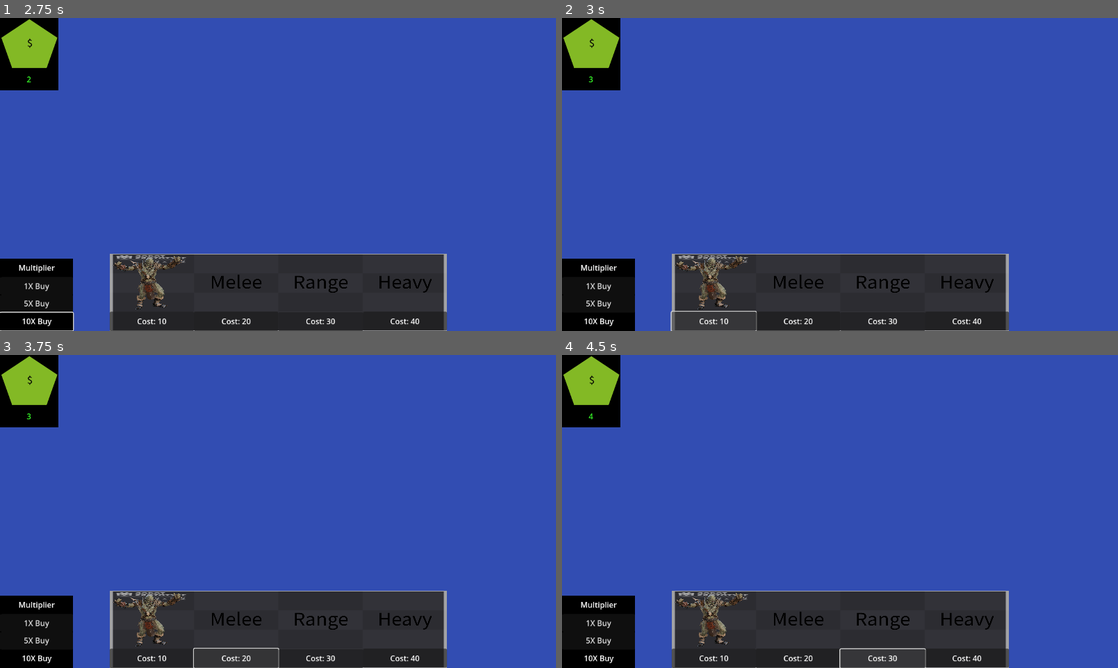
Above: before the commit, frames 1-4 (two rows, left to right).
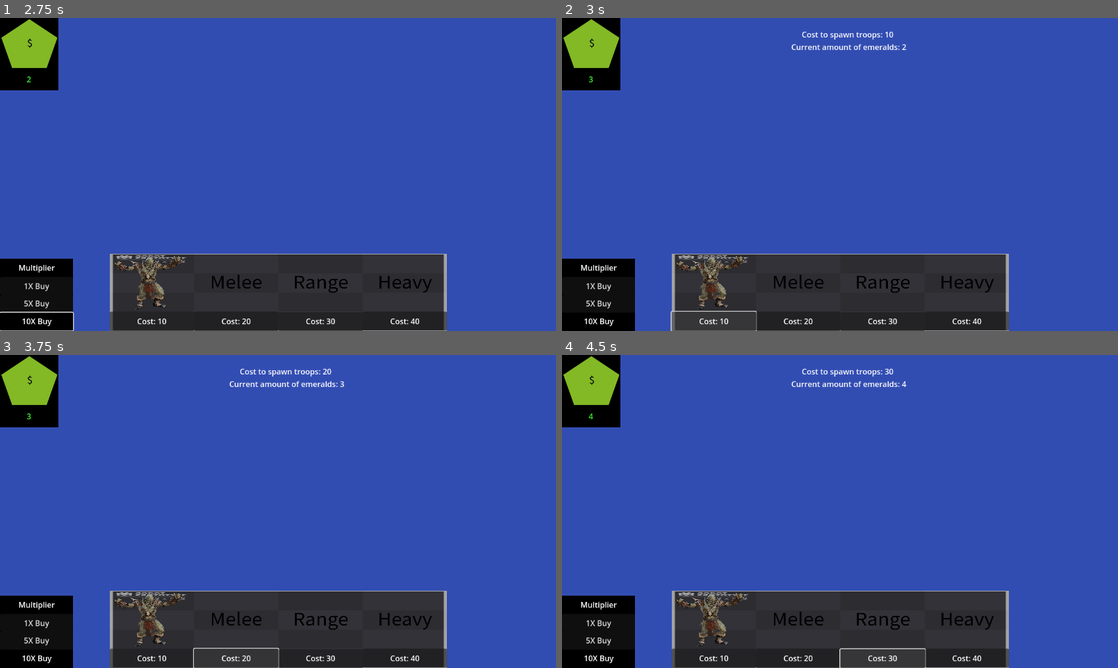
Above: after the commit, the same moments.

Repository: HuskyGameDev/2024f-team10
Game: Godot game, scene res://scenes/game.tscn
Same seed, same stepped clock (60 frames per second), same inputs: the game is played once before the commit and once after it.
Inputs (mouse positions are in pixels of both pictures, inside the frame that each line leads up to):
- Up to frame 1 (2.75 s): click "1X Buy" at 0.5 s; click "5X Buy" at 1.25 s; click "10X Buy" at 2 s
- Up to frame 2 (3 s): click (712, 321) at 2.75 s
- Up to frame 3 (3.75 s): click (233, 658) at 3.5 s
- Up to frame 4 (4.5 s): click (884, 658) at 4.25 s

Frame 1 is identical in both runs. In frame 2, 0.3% of the frame differs, in the area x 41-62%, y 4-11%; in frame 3, 0.4%; in frame 4, 0.4%.

Commit message:
Troop Spawning and UI changes
Added some basic troop spawning and a UI label that lets you know when you can't afford that troop. Added some more comments to UI scripts.

Diff:
--- a/scenes/game.tscn
+++ b/scenes/game.tscn
@@ -1,13 +1,16 @@
-[gd_scene load_steps=22 format=3 uid="uid://cq74dp3td8yax"]
+[gd_scene load_steps=25 format=3 uid="uid://cq74dp3td8yax"]
 
 [ext_resource type="Shader" path="res://assets/shaders/sky.gdshader" id="1_2ae6i"]
+[ext_resource type="Script" path="res://scripts/game.gd" id="1_74oon"]
 [ext_resource type="PackedScene" uid="uid://cerl73dej0wlf" path="res://scenes/interface_scenes/gui.tscn" id="1_ilh3k"]
 [ext_resource type="Texture2D" uid="uid://dpjw6mvvbgjtd" path="res://assets/addons/godot-prototype-texture/PNG/checker_black_512x512.png" id="1_rswg0"]
 [ext_resource type="Texture2D" uid="uid://k2d072d5osso" path="res://assets/addons/godot-prototype-texture/PNG/grid_orange_512x512.png" id="2_0fwkx"]
-[ext_resource type="PackedScene" uid="uid://epy08dhbnqp" path="res://scenes/camera_rig.tscn" id="3_icaeh"]
+[ext_resource type="PackedScene" path="res://scenes/camera_rig.tscn" id="3_icaeh"]
 [ext_resource type="Texture2D" uid="uid://d3efjw3avj0g6" path="res://assets/addons/godot-prototype-texture/PNG/grid_blue_512x512.png" id="3_m5era"]
 [ext_resource type="PackedScene" uid="uid://cb3d50k44xdr1" path="res://scenes/orc.tscn" id="7_7py8g"]
 [ext_resource type="PackedScene" uid="uid://bmofeqscvw4an" path="res://scenes/tower.tscn" id="8_od5a4"]
+
+[sub_resource type="ButtonGroup" id="ButtonGroup_871wk"]
 
 [sub_resource type="ShaderMaterial" id="ShaderMaterial_pv8rd"]
 shader = ExtResource("1_2ae6i")
@@ -64,9 +67,27 @@
 [sub_resource type="BoxMesh" id="BoxMesh_r37bp"]
 material = SubResource("StandardMaterial3D_c3r15")
 
+[sub_resource type="Curve3D" id="Curve3D_4dbxa"]
+_data = {
+"points": PackedVector3Array(0, 0, 0, 0, 0, 0, -0.876, 1, -3.94, 0, 0, 0, 0, 0, 0, -1.676, 1, 4.433, 0, 0, 0, 0, 0, 0, 3.958, 1, 3.946, 0, 0, 0, 0, 0, 0, 4.309, 1, -4.533, 0, 0, 0, 0, 0, 0, -0.876, 1, -3.94),
+"tilts": PackedFloat32Array(0, 0, 0, 0, 0)
+}
+point_count = 5
+
 [node name="Game" type="Node3D"]
+script = ExtResource("1_74oon")
+Orc2 = ExtResource("7_7py8g")
 
 [node name="GUI" parent="." instance=ExtResource("1_ilh3k")]
+
+[node name="1XButton" parent="GUI/Multiplier" index="1"]
+button_group = SubResource("ButtonGroup_871wk")
+
+[node name="5xButton" parent="GUI/Multiplier" index="2"]
+button_group = SubResource("ButtonGroup_871wk")
+
+[node name="10xButton" parent="GUI/Multiplier" index="3"]
+button_group = SubResource("ButtonGroup_871wk")
 
 [node name="WorldEnvironment" type="WorldEnvironment" parent="."]
 environment = SubResource("Environment_pia4t")
@@ -134,3 +155,16 @@
 
 [node name="Tower2" parent="." instance=ExtResource("8_od5a4")]
 transform = Transform3D(1, 0, 0, 0, 1, 0, 0, 0, 1, -4.12233, 0.397089, 3)
+
+[node name="SpawnPath" type="Path3D" parent="."]
+curve = SubResource("Curve3D_4dbxa")
+
+[node name="SpawnLocation" type="PathFollow3D" parent="SpawnPath"]
+transform = Transform3D(-0.995459, 0, 0.0951112, 0, 0.999999, 0, -0.0951112, 0, -0.995459, -0.876, 1, -3.94)
+
+[connection signal="spawnTroop" from="GUI/UnitBar" to="." method="_on_mob_spawn"]
+
+[editable path="GUI"]
+[editable path="GUI/emeraldCounter"]
+[editable path="GUI/Multiplier"]
+[editable path="GUI/UnitBar"]
--- a/scenes/interface_scenes/EmeraldCounter.tscn
+++ b/scenes/interface_scenes/EmeraldCounter.tscn
@@ -36,4 +36,15 @@
 [node name="Timer" type="Timer" parent="."]
 autostart = true
 
+[node name="notEnoughEmeralds" type="Label" parent="."]
+layout_mode = 1
+anchors_preset = -1
+anchor_left = 3.26891
+anchor_right = 6.68067
+anchor_bottom = 0.614865
+grow_horizontal = 2
+horizontal_alignment = 1
+vertical_alignment = 1
+metadata/_edit_use_anchors_ = true
+
 [connection signal="timeout" from="Timer" to="." method="passiveEmerald"]
--- /dev/null
+++ b/scripts/game.gd
@@ -0,0 +1,47 @@
+extends Node3D
+
+@export var Orc2: PackedScene
+
+# Called when the node enters the scene tree for the first time.
+func _ready() -> void:
+	pass # Replace with function body.
+
+
+# Called every frame. 'delta' is the elapsed time since the previous frame.
+func _process(delta: float) -> void:
+	pass
+
+func _on_mob_spawn(troopId, spawnCount):
+
+	for i in range(spawnCount):
+		# Get a random point along the path for each mo
+		mob_spawn(troopId)
+		await get_tree().create_timer(.1).timeout
+
+func mob_spawn(troopId):
+	var mob_spawn_location = get_node("SpawnPath/SpawnLocation")
+	match troopId:
+		1:
+			print("Orc Spawn")
+			var orc = Orc2.instantiate()
+			# Set a unique position for each mob by randomizing the progress ratio
+			mob_spawn_location.progress_ratio = randf()
+			var spawn_position = mob_spawn_location.position
+			# Initialize mob with its unique spawn position
+			orc.initialize(spawn_position)
+			# Add mob to the scene
+			add_child(orc)
+			pass
+
+		2:
+			print("Melee Spawn")
+
+			pass
+		3:
+			print("Range Spawn")
+
+			pass
+		4:
+			print("Heavy Spawn")
+
+			pass
--- a/scripts/interface_scripts/emerald_counter.gd
+++ b/scripts/interface_scripts/emerald_counter.gd
@@ -6,23 +6,32 @@
 
 signal enoughEmerald(checkValue, troopN, TroopMulti)
 
+#Calculates passive Emerald Gain
+#Called by timeout() from Timer in emeraldCounter.tscn
 func passiveEmerald():
 	emeraldCount += passiveEmAdd
 	var label = get_node("emeraldLabel")
 	label.text = str(emeraldCount)
 	pass
 
+#In-Script function. No outside calls
 func removeEmerald(value):
 	emeraldCount -= value
 	var label = get_node("emeraldLabel")
 	label.text = str(emeraldCount)
 	pass
 
-func checkEmerald(value, troopNum, troopMultiplier):#called by emeraldDeduction Signal in unitbar
+#called by emeraldDeduction Signal in unitbar which then emits signal
+#enoughEmeralds which goes to costCheck in unitBar.gd
+func checkEmerald(value, troopNum, troopMultiplier):
 	if value <= emeraldCount:
 		removeEmerald(value)
 		emit_signal("enoughEmerald", true, troopNum, troopMultiplier)
 		pass
 	else:
 		emit_signal("enoughEmerald", false, troopNum, troopMultiplier)
+		var label = get_node("notEnoughEmeralds")
+		label.text = "Cost to spawn troops: " + str(value) + "\n Current amount of emeralds: " + str(emeraldCount)
+		await get_tree().create_timer(1).timeout
+		label.text = ""
 		pass
--- a/scripts/interface_scripts/multiplier.gd
+++ b/scripts/interface_scripts/multiplier.gd
@@ -4,6 +4,7 @@
 
 signal multi(value)
 
+#Emits signal to unitBar.gd's _multiplier_change
 func _on_pressed(value):
 	multival = value
 	#print(multival)
--- a/scripts/interface_scripts/unitBar.gd
+++ b/scripts/interface_scripts/unitBar.gd
@@ -11,7 +11,6 @@
 var rangeCost : int = 3
 var heavyCost : int = 4
 
-#Sill need to implement check for emerald value might make emeraldCount a global variable so there isn't 20 signals
 
 func _multiplier_change(value):
 	multiplier = value
@@ -27,33 +26,34 @@
 	heavyLabel.text = str("Cost: ", multiplier*heavyCost)
 	pass
 
-func _on_pressed(value):
+func _on_pressed(value):#Emits signle to emeraldDeduction in emerald_counter.gd
 	var cost : int = 0
 	match value:
 		1:
-			print("Orc Spawn")
+			print("UnitBar: Orc Spawn")
 			cost = multiplier*orcCost
 			emit_signal("emeraldDeduction", cost, 1, multiplier)
 			pass
 		2:
-			print("Melee Spawn")
+			print("UnitBar: Melee Spawn")
 			cost = multiplier*meleeCost
 			emit_signal("emeraldDeduction", cost, 2, multiplier)
 			pass
 		3:
-			print("Range Spawn")
+			print("UnitBar: Range Spawn")
 			cost = multiplier*rangeCost
 			emit_signal("emeraldDeduction", cost, 3, multiplier)
 			pass
 		4:
-			print("Heavy Spawn")
+			print("UnitBar: Heavy Spawn")
 			cost = multiplier*heavyCost
 			emit_signal("emeraldDeduction", cost, 4, multiplier)
 			pass
 
 	pass
-
-func costCheck(tfvalue, troopVal, troopNum):#Called by signal enoughEmerald in emerald_counter.gd
+	#Called by signal enoughEmerald in emerald_counter.gd
+	#Emits signal to game.gd to spawn troops
+func costCheck(tfvalue, troopVal, troopNum):
 	if tfvalue == true:
 		emit_signal("spawnTroop", troopVal, troopNum)
 		pass
--- a/scripts/orc.gd
+++ b/scripts/orc.gd
@@ -72,3 +72,6 @@
 	if body.is_in_group("Tower Troop"):
 		targets.erase(body)
 		choose_target(targets)
+
+func initialize(start_position):
+	set_position(start_position)
